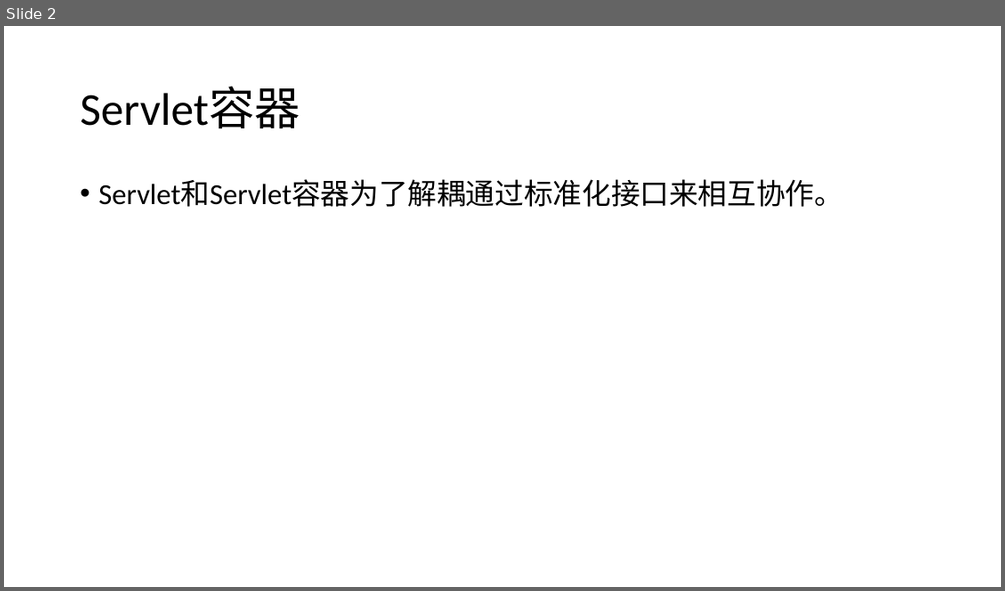
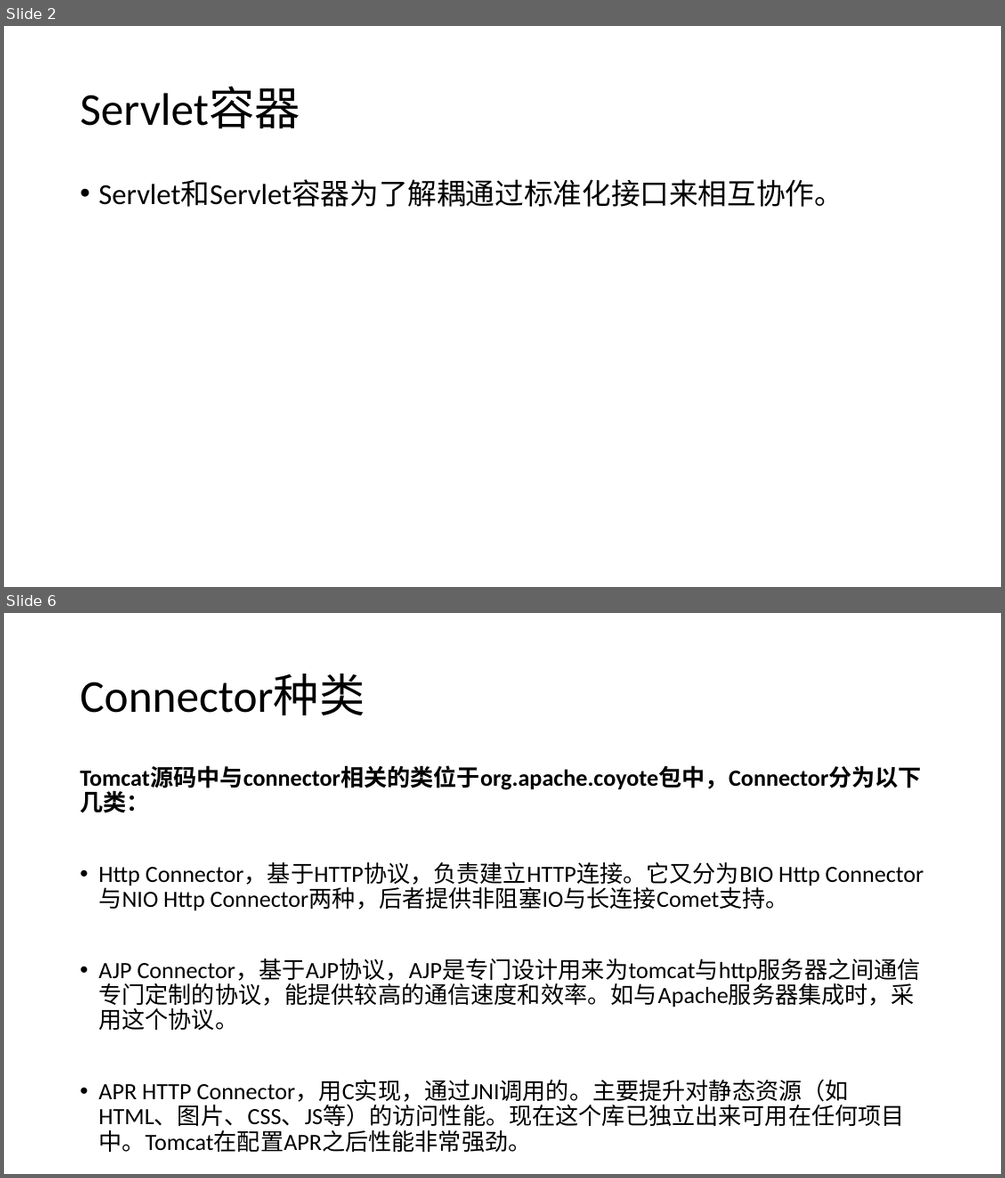
Before and after one commit to zy475459736/progress, a slide deck: servlets/Servlet.pptx. Shown one above the other, each under a label of ours: slide 2 before the commit, slides 2 and 6 after it; the slides between them are not shown. The pictures are 1005x591 and 1005x1178 pixels, drawn with LibreOffice and Linux fonts; fonts in the diff are those of the drawing. Boxes give left, top, right and bottom in pixels: in the first picture for what was removed or moved away, otherwise in the second. Text is boxed around its words. In the diff, an @@ line names an element or a change of style, - is before the commit and + after.

```diff
--- a/servlets/Servlet.pptx
+++ b/servlets/Servlet.pptx
@@ slide 6 added at [4,613,1001,1174], background #FFFFFF @@
@@ title added at [80,674,364,715], 44 pt, text #000000 @@
+Connector种类
@@ text added at [80,767,922,1127], 22.4 pt, text #000000 @@
+Tomcat源码中与connector相关的类位于org.apache.coyote包中，Connector分为以下几类：
+• Http Connector，基于HTTP协议，负责建立HTTP连接。它又分为BIO Http Connector与NIO Http Connector两种，后者提供非阻塞IO与长连接Comet支持。
+• AJP Connector，基于AJP协议，AJP是专门设计用来为tomcat与http服务器之间通信专门定制的协议，能提供较高的通信速度和效率。如与Apache服务器集成时，采用这个协议。
+• APR HTTP Connector，用C实现，通过JNI调用的。主要提升对静态资源（如HTML、图片、CSS、JS等）的访问性能。现在这个库已独立出来可用在任何项目中。Tomcat在配置APR之后性能非常强劲。
```
Also in this commit, not shown: 9 other slides added.
